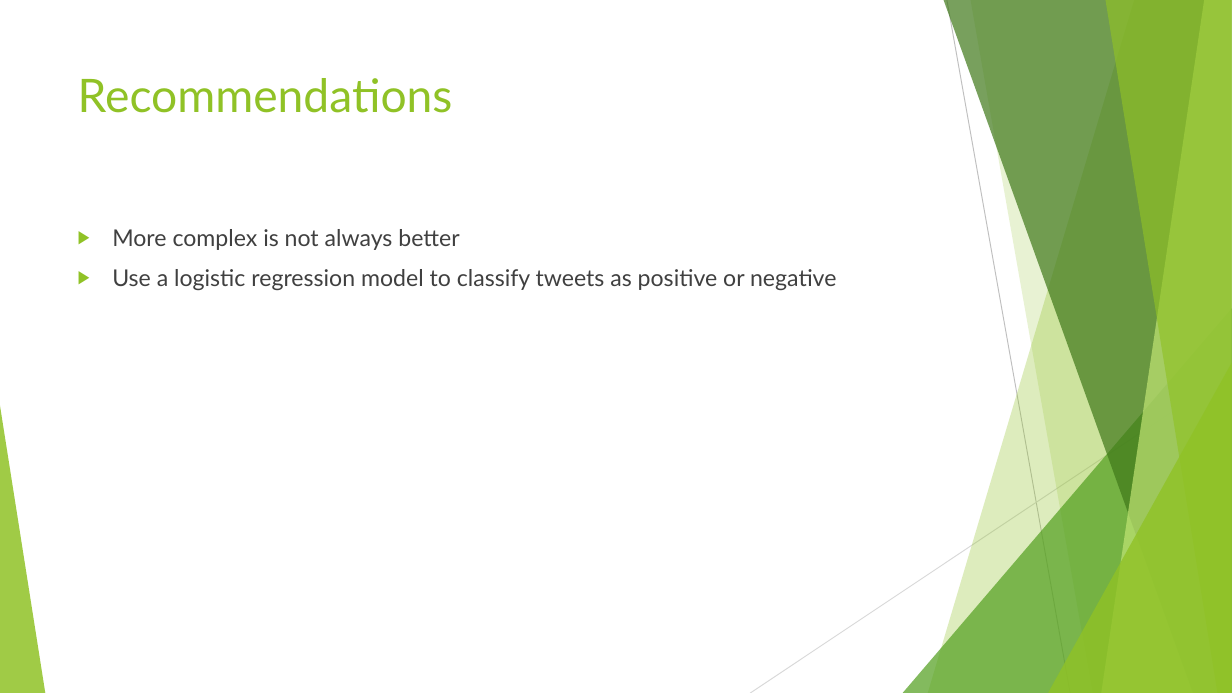
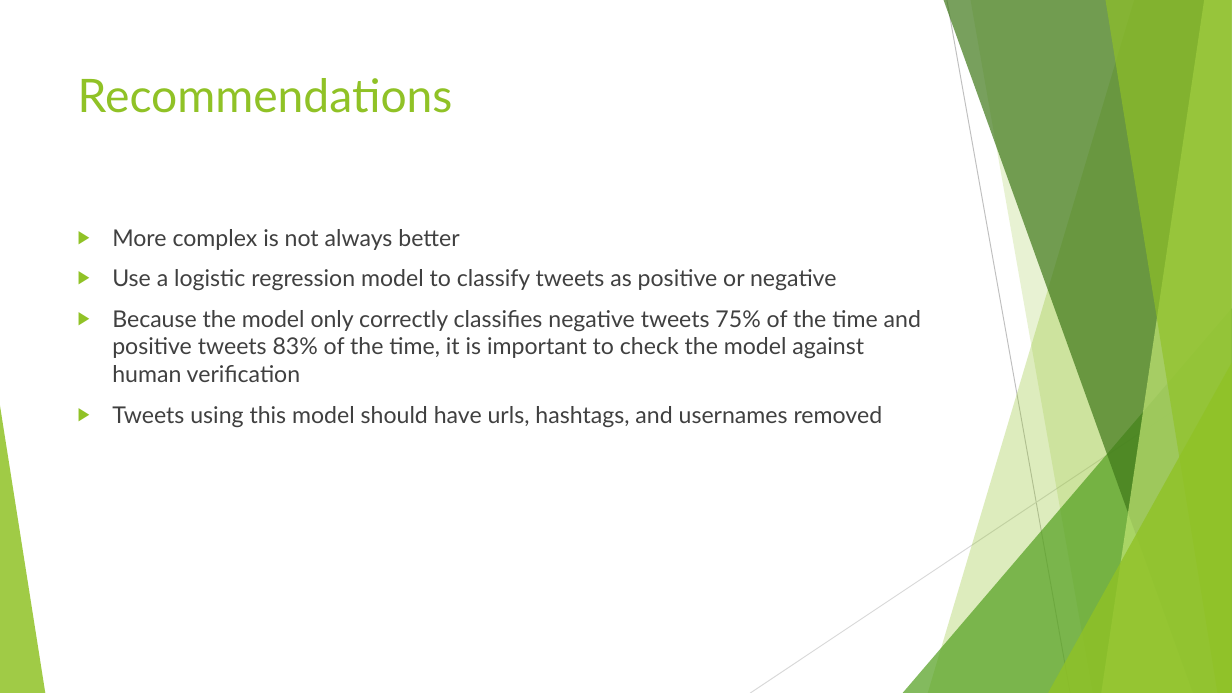
Before and after one commit to charsarb/mod-4-project, a slide deck: slide 9 of Modeling Tweet Sentiment.pptx. Drawn at 1232x693 pixels with LibreOffice and Linux fonts; fonts in the diff are those of the drawing. Boxes give left, top, right and bottom in pixels: in the first picture for what was removed or moved away, otherwise in the second. Text is boxed around its words. In the diff, an @@ line names an element or a change of style, - is before the commit and + after.

```diff
--- a/Modeling Tweet Sentiment.pptx
+++ b/Modeling Tweet Sentiment.pptx
@@ text at bbox=[112, 310, 921, 427]: paragraphs added @@
+▶ Because the model only correctly classifies negative tweets 75% of the time and positive tweets 83% of the time, it is important to check the model against human verification
+▶ Tweets using this model should have urls, hashtags, and usernames removed
```
Also in this commit, not shown: 4 other files.
